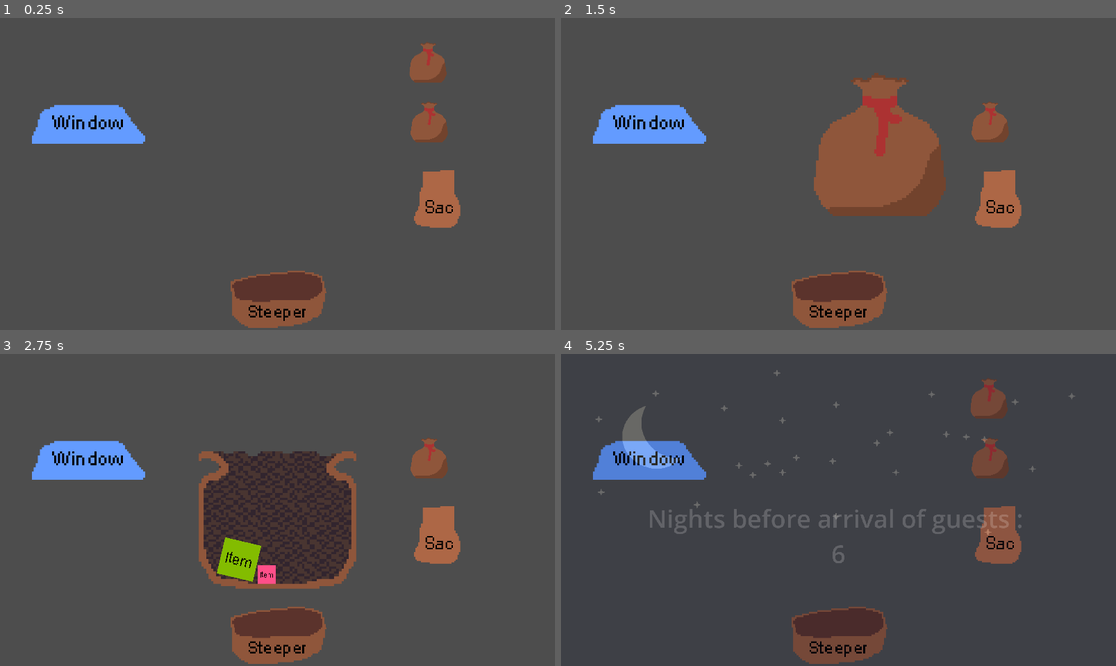
Above: before the commit, frames 1-4 (two rows, left to right).
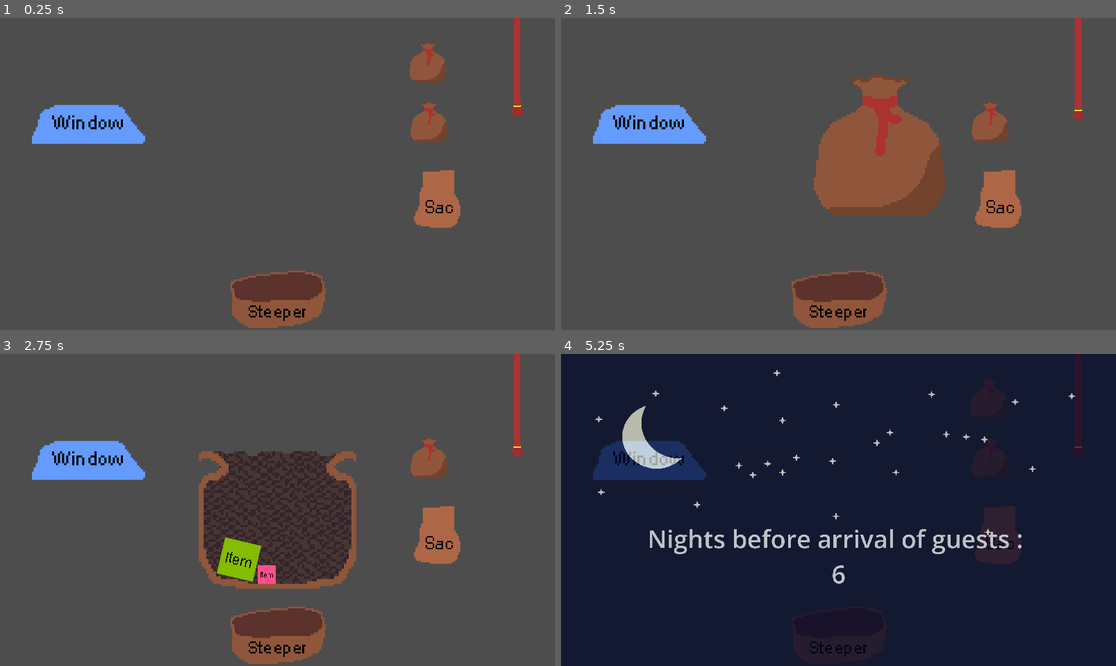
Above: after the commit, the same moments.

Repository: ThomasMcDonald904/TeaGame
Game: Godot game, scene res://scenes/brewdio.tscn
Same seed, same stepped clock (60 frames per second), same inputs: the game is played once before the commit and once after it. This scene is started directly instead of the project's main scene.
Inputs (mouse positions are in pixels of both pictures, inside the frame that each line leads up to):
- Up to frame 1 (0.25 s): no input
- Up to frame 2 (1.5 s): move the mouse to (988, 61) at 0.52 s; press the mouse at (988, 61) at 0.53 s; move the mouse to (988, 120) at 1.27 s; release the mouse at (988, 120) at 1.28 s; click (988, 120) at 1.35 s
- Up to frame 3 (2.75 s): move the mouse to (438, 541) at 2.02 s; press the mouse at (438, 541) at 2.03 s
- Up to frame 4 (5.25 s): tap Enter at 2.75 s; move the mouse to (827, 575) at 2.77 s; release the mouse at (827, 575) at 2.78 s; click (827, 575) at 2.85 s; move the mouse to (838, 644) at 3.52 s; press the mouse at (838, 644) at 3.53 s; move the mouse to (838, 510) at 4.27 s; release the mouse at (838, 510) at 4.28 s; click (838, 510) at 4.35 s; move the mouse to (649, 456) at 5.02 s; press the mouse at (649, 456) at 5.03 s

The runs differ from the first frame. In frame 1, 0.4% of the frame differs, in the area x 92-95%, y 0-32%; in frame 2, 0.4%; in frame 3, 0.4%; in frame 4, 100%, in the area x 0-100%, y 0-100%.

Commit message:
Added service tassle

Diff:
--- a/scenes/brewdio.tscn
+++ b/scenes/brewdio.tscn
@@ -11,6 +11,7 @@
 [ext_resource type="PackedScene" uid="uid://bi8y3yd2yvrpd" path="res://scenes/steeper_collider.tscn" id="8_ni6wm"]
 [ext_resource type="PackedScene" uid="uid://b8a4rc0qrcpob" path="res://scenes/window.tscn" id="9_glo33"]
 [ext_resource type="Texture2D" uid="uid://5emjdd1yhkiw" path="res://resources/textures/night.png" id="10_5wulb"]
+[ext_resource type="PackedScene" uid="uid://dte2nn23yewb1" path="res://scenes/service_tassle.tscn" id="12_8ffxp"]
 
 [sub_resource type="Animation" id="Animation_p8sbg"]
 resource_name = "fade_to_night"
@@ -45,9 +46,49 @@
 }]
 }
 
+[sub_resource type="Animation" id="Animation_mkp1u"]
+resource_name = "fade_to_night_new_week"
+length = 4.5
+tracks/0/type = "value"
+tracks/0/imported = false
+tracks/0/enabled = true
+tracks/0/path = NodePath(".:modulate")
+tracks/0/interp = 1
+tracks/0/loop_wrap = true
+tracks/0/keys = {
+"times": PackedFloat32Array(0, 1, 3.1, 4.5),
+"transitions": PackedFloat32Array(1, 1, 1, 1),
+"update": 0,
+"values": [Color(1, 1, 1, 0), Color(1, 1, 1, 1), Color(1, 1, 1, 1), Color(1, 1, 1, 0)]
+}
+tracks/1/type = "method"
+tracks/1/imported = false
+tracks/1/enabled = true
+tracks/1/path = NodePath("..")
+tracks/1/interp = 1
+tracks/1/loop_wrap = true
+tracks/1/keys = {
+"times": PackedFloat32Array(0, 0.1, 1.3, 2),
+"transitions": PackedFloat32Array(1, 1, 1, 1),
+"values": [{
+"args": [],
+"method": &"increment_current_day"
+}, {
+"args": [],
+"method": &"set_nbr_days_text"
+}, {
+"args": [],
+"method": &"increment_current_day"
+}, {
+"args": [],
+"method": &"set_nbr_days_text"
+}]
+}
+
 [sub_resource type="AnimationLibrary" id="AnimationLibrary_kxiww"]
 _data = {
-"fade_to_night": SubResource("Animation_p8sbg")
+"fade_to_night": SubResource("Animation_p8sbg"),
+"fade_to_night_new_week": SubResource("Animation_mkp1u")
 }
 
 [node name="Brewdio" type="Node2D"]
@@ -104,6 +145,7 @@
 libraries = {
 "": SubResource("AnimationLibrary_kxiww")
 }
+speed_scale = 4.0
 
 [node name="VBoxContainer" type="VBoxContainer" parent="Control"]
 layout_mode = 1
@@ -112,10 +154,10 @@
 anchor_top = 1.0
 anchor_right = 0.5
 anchor_bottom = 1.0
-offset_left = -662.0
-offset_top = -118.0
-offset_right = 662.0
-offset_bottom = -330.0
+offset_left = -795.5
+offset_top = -362.0
+offset_right = 795.5
+offset_bottom = -260.0
 grow_horizontal = 2
 grow_vertical = 0
 
@@ -133,11 +175,23 @@
 text = "[center]7"
 fit_content = true
 
-[node name="RichTextLabel" type="RichTextLabel" parent="Control/VBoxContainer"]
+[node name="GuestsArrivingTomorrow" type="RichTextLabel" parent="Control/VBoxContainer"]
 visible = false
-modulate = Color(0, 0, 0.752941, 1)
+modulate = Color(0, 0.380392, 1, 1)
 layout_mode = 2
 theme_override_font_sizes/normal_font_size = 81
 bbcode_enabled = true
 text = "[center][wave freq=12 amp=35]Guests arrive tomorrow"
 fit_content = true
+
+[node name="NewLetter" type="RichTextLabel" parent="Control/VBoxContainer"]
+visible = false
+modulate = Color(0, 0.380392, 1, 1)
+layout_mode = 2
+theme_override_font_sizes/normal_font_size = 86
+bbcode_enabled = true
+text = " [center][wave freq=12 amp=35]New guest letter arriving tomorrow"
+fit_content = true
+
+[node name="ServiceTassle" parent="." instance=ExtResource("12_8ffxp")]
+position = Vector2(1789, -2)
--- a/scenes/game_state.tscn
+++ b/scenes/game_state.tscn
@@ -17,6 +17,42 @@
 "args": [&"enter_brewdio"],
 "method": &"emit_signal"
 }]
+}
+tracks/1/type = "value"
+tracks/1/imported = false
+tracks/1/enabled = true
+tracks/1/path = NodePath("../GameState:letter_read")
+tracks/1/interp = 1
+tracks/1/loop_wrap = true
+tracks/1/keys = {
+"times": PackedFloat32Array(0),
+"transitions": PackedFloat32Array(1),
+"update": 1,
+"values": [false]
+}
+tracks/2/type = "value"
+tracks/2/imported = false
+tracks/2/enabled = true
+tracks/2/path = NodePath("../GameState:brewdio_door_clicked")
+tracks/2/interp = 1
+tracks/2/loop_wrap = true
+tracks/2/keys = {
+"times": PackedFloat32Array(0),
+"transitions": PackedFloat32Array(1),
+"update": 1,
+"values": [false]
+}
+tracks/3/type = "value"
+tracks/3/imported = false
+tracks/3/enabled = true
+tracks/3/path = NodePath(".:tea_session_done")
+tracks/3/interp = 1
+tracks/3/loop_wrap = true
+tracks/3/keys = {
+"times": PackedFloat32Array(0),
+"transitions": PackedFloat32Array(1),
+"update": 1,
+"values": [false]
 }
 
 [sub_resource type="Animation" id="Animation_gvsad"]
@@ -53,11 +89,41 @@
 }]
 }
 
+[sub_resource type="Animation" id="Animation_4o3ba"]
+resource_name = "enter_tea_room"
+tracks/0/type = "method"
+tracks/0/imported = false
+tracks/0/enabled = true
+tracks/0/path = NodePath(".")
+tracks/0/interp = 1
+tracks/0/loop_wrap = true
+tracks/0/keys = {
+"times": PackedFloat32Array(0),
+"transitions": PackedFloat32Array(1),
+"values": [{
+"args": [&"enter_tea_room"],
+"method": &"emit_signal"
+}]
+}
+tracks/1/type = "value"
+tracks/1/imported = false
+tracks/1/enabled = true
+tracks/1/path = NodePath(".:tassle_tugged")
+tracks/1/interp = 1
+tracks/1/loop_wrap = true
+tracks/1/keys = {
+"times": PackedFloat32Array(0),
+"transitions": PackedFloat32Array(1),
+"update": 1,
+"values": [false]
+}
+
 [sub_resource type="AnimationLibrary" id="AnimationLibrary_ms4ju"]
 _data = {
 "enter_brewdio": SubResource("Animation_67vul"),
 "enter_main_menu": SubResource("Animation_gvsad"),
-"enter_office": SubResource("Animation_tunf7")
+"enter_office": SubResource("Animation_tunf7"),
+"enter_tea_room": SubResource("Animation_4o3ba")
 }
 
 [sub_resource type="AnimationNodeAnimation" id="AnimationNodeAnimation_ojt14"]
@@ -69,6 +135,9 @@
 [sub_resource type="AnimationNodeAnimation" id="AnimationNodeAnimation_uaigd"]
 animation = &"enter_office"
 
+[sub_resource type="AnimationNodeAnimation" id="AnimationNodeAnimation_k7hf0"]
+animation = &"enter_tea_room"
+
 [sub_resource type="AnimationNodeStateMachineTransition" id="AnimationNodeStateMachineTransition_ncvqx"]
 advance_mode = 2
 
@@ -76,16 +145,30 @@
 advance_mode = 2
 advance_expression = "start"
 
+[sub_resource type="AnimationNodeStateMachineTransition" id="AnimationNodeStateMachineTransition_eoeao"]
+advance_mode = 2
+advance_expression = "letter_read and brewdio_door_clicked and first_time_experience or not first_time_experience and brewdio_door_clicked"
+
+[sub_resource type="AnimationNodeStateMachineTransition" id="AnimationNodeStateMachineTransition_kk3qk"]
+advance_mode = 2
+advance_expression = "tassle_tugged"
+
+[sub_resource type="AnimationNodeStateMachineTransition" id="AnimationNodeStateMachineTransition_wuk07"]
+advance_mode = 2
+advance_expression = "tea_session_done"
+
 [sub_resource type="AnimationNodeStateMachine" id="AnimationNodeStateMachine_bsbxa"]
 states/Start/position = Vector2(163, 68)
 states/enter_brewdio/node = SubResource("AnimationNodeAnimation_ojt14")
-states/enter_brewdio/position = Vector2(552, 29)
+states/enter_brewdio/position = Vector2(552, 9)
 states/enter_main_menu/node = SubResource("AnimationNodeAnimation_raf3b")
 states/enter_main_menu/position = Vector2(331, 68)
 states/enter_office/node = SubResource("AnimationNodeAnimation_uaigd")
 states/enter_office/position = Vector2(552, 100)
-transitions = ["Start", "enter_main_menu", SubResource("AnimationNodeStateMachineTransition_ncvqx"), "enter_main_menu", "enter_office", SubResource("AnimationNodeStateMachineTransition_qf4t3")]
-graph_offset = Vector2(56, -43)
+states/enter_tea_room/node = SubResource("AnimationNodeAnimation_k7hf0")
+states/enter_tea_room/position = Vector2(773, 9)
+transitions = ["Start", "enter_main_menu", SubResource("AnimationNodeStateMachineTransition_ncvqx"), "enter_main_menu", "enter_office", SubResource("AnimationNodeStateMachineTransition_qf4t3"), "enter_office", "enter_brewdio", SubResource("AnimationNodeStateMachineTransition_eoeao"), "enter_brewdio", "enter_tea_room", SubResource("AnimationNodeStateMachineTransition_kk3qk"), "enter_tea_room", "enter_brewdio", SubResource("AnimationNodeStateMachineTransition_wuk07")]
+graph_offset = Vector2(46, -85)
 
 [node name="GameState" type="AnimationTree"]
 root_node = NodePath(".")
--- a/scenes/main.tscn
+++ b/scenes/main.tscn
@@ -1,12 +1,13 @@
-[gd_scene load_steps=5 format=3 uid="uid://kvxavm21npxv"]
+[gd_scene load_steps=6 format=3 uid="uid://kvxavm21npxv"]
 
 [ext_resource type="Script" path="res://scripts/main.gd" id="1_bmv4p"]
 [ext_resource type="PackedScene" uid="uid://b1mwhq3dnfckn" path="res://scenes/main_menu.tscn" id="2_bejds"]
 [ext_resource type="PackedScene" uid="uid://dfj5qs1trsk3u" path="res://scenes/brewdio.tscn" id="2_sdh1y"]
 [ext_resource type="PackedScene" uid="uid://j1vnb2epll2j" path="res://scenes/office.tscn" id="4_xodbs"]
+[ext_resource type="PackedScene" uid="uid://b3g2wo7nnjm7n" path="res://scenes/tea_room.tscn" id="5_afueu"]
 
 [node name="Main" type="Node"]
 script = ExtResource("1_bmv4p")
 
 [node name="ResourcePreloader" type="ResourcePreloader" parent="."]
-resources = [PackedStringArray("brewdio", "main_menu", "office"), [ExtResource("2_sdh1y"), ExtResource("2_bejds"), ExtResource("4_xodbs")]]
+resources = [PackedStringArray("brewdio", "main_menu", "office", "tea_room"), [ExtResource("2_sdh1y"), ExtResource("2_bejds"), ExtResource("4_xodbs"), ExtResource("5_afueu")]]
--- a/scenes/office.tscn
+++ b/scenes/office.tscn
@@ -17,18 +17,6 @@
 "times": PackedFloat32Array(0),
 "transitions": PackedFloat32Array(1),
 "update": 0,
-"values": [false]
-}
-tracks/1/type = "value"
-tracks/1/imported = false
-tracks/1/enabled = true
-tracks/1/path = NodePath("Door:letter_read")
-tracks/1/interp = 1
-tracks/1/loop_wrap = true
-tracks/1/keys = {
-"times": PackedFloat32Array(0),
-"transitions": PackedFloat32Array(1),
-"update": 1,
 "values": [false]
 }
 
@@ -59,18 +47,6 @@
 "update": 0,
 "values": [Color(1, 1, 1, 0), Color(1, 1, 1, 1)]
 }
-tracks/2/type = "value"
-tracks/2/imported = false
-tracks/2/enabled = true
-tracks/2/path = NodePath("Door:letter_read")
-tracks/2/interp = 1
-tracks/2/loop_wrap = true
-tracks/2/keys = {
-"times": PackedFloat32Array(1.5),
-"transitions": PackedFloat32Array(1),
-"update": 1,
-"values": [true]
-}
 
 [sub_resource type="AnimationLibrary" id="AnimationLibrary_vhcio"]
 _data = {
@@ -99,6 +75,7 @@
 
 [node name="Control" type="Control" parent="."]
 visible = false
+modulate = Color(1, 1, 1, 0)
 layout_mode = 3
 anchors_preset = 0
 offset_right = 1920.0
--- /dev/null
+++ b/scenes/service_tassle.tscn
@@ -0,0 +1,91 @@
+[gd_scene load_steps=6 format=3 uid="uid://dte2nn23yewb1"]
+
+[ext_resource type="Script" path="res://scripts/service_tassle.gd" id="1_7f1e3"]
+[ext_resource type="Texture2D" uid="uid://dbfdf8akx6p80" path="res://resources/textures/Tassle/tassle_rope_piece.png" id="1_ia7cr"]
+[ext_resource type="Texture2D" uid="uid://l20ss1dsuu7v" path="res://resources/textures/Tassle/tassle_rope_end.png" id="2_7mb7e"]
+
+[sub_resource type="Animation" id="Animation_pd223"]
+resource_name = "tassle_pulled"
+length = 0.6
+tracks/0/type = "method"
+tracks/0/imported = false
+tracks/0/enabled = true
+tracks/0/path = NodePath("EndSegment")
+tracks/0/interp = 1
+tracks/0/loop_wrap = true
+tracks/0/keys = {
+"times": PackedFloat32Array(0, 0.4),
+"transitions": PackedFloat32Array(1, 1),
+"values": [{
+"args": [Vector2(-2000, 0), Vector2(0, 0)],
+"method": &"apply_impulse"
+}, {
+"args": [Vector2(2000, 0), Vector2(0, 0)],
+"method": &"apply_impulse"
+}]
+}
+tracks/1/type = "method"
+tracks/1/imported = false
+tracks/1/enabled = true
+tracks/1/path = NodePath(".")
+tracks/1/interp = 1
+tracks/1/loop_wrap = true
+tracks/1/keys = {
+"times": PackedFloat32Array(0.6),
+"transitions": PackedFloat32Array(1),
+"values": [{
+"args": [],
+"method": &"tassle_pulled"
+}]
+}
+tracks/2/type = "method"
+tracks/2/imported = false
+tracks/2/enabled = true
+tracks/2/path = NodePath("EndSegment")
+tracks/2/interp = 1
+tracks/2/loop_wrap = true
+tracks/2/keys = {
+"times": PackedFloat32Array(0),
+"transitions": PackedFloat32Array(1),
+"values": [{
+"args": [1000.0],
+"method": &"apply_torque_impulse"
+}]
+}
+
+[sub_resource type="AnimationLibrary" id="AnimationLibrary_xy4yb"]
+_data = {
+"tassle_pulled": SubResource("Animation_pd223")
+}
+
+[node name="ServiceTassle" type="Node2D" node_paths=PackedStringArray("end_segment")]
+script = ExtResource("1_7f1e3")
+end_segment = NodePath("EndSegment")
+
+[node name="FirstSegment" type="StaticBody2D" parent="."]
+metadata/_edit_group_ = true
+
+[node name="Sprite2D" type="Sprite2D" parent="FirstSegment"]
+texture = ExtResource("1_ia7cr")
+
+[node name="EndSegment" type="RigidBody2D" parent="."]
+position = Vector2(0, 9.53674e-07)
+mass = 0.5
+
+[node name="Sprite2D" type="Sprite2D" parent="EndSegment"]
+position = Vector2(0, 17)
+scale = Vector2(1.45, 1.45)
+texture = ExtResource("2_7mb7e")
+
+[node name="Area2D" type="Area2D" parent="EndSegment"]
+scale = Vector2(1.45, 1.45)
+
+[node name="CollisionPolygon2D" type="CollisionPolygon2D" parent="EndSegment/Area2D"]
+polygon = PackedVector2Array(-8, 0, 8, 0, 9, 10, 14, 21, 12, 27, -9, 28, -12, 25, -13, 19, -9, 10)
+
+[node name="AnimationPlayer" type="AnimationPlayer" parent="."]
+libraries = {
+"": SubResource("AnimationLibrary_xy4yb")
+}
+
+[connection signal="input_event" from="EndSegment/Area2D" to="." method="_on_area_2d_input_event"]
--- /dev/null
+++ b/scenes/tea_room.tscn
@@ -0,0 +1,63 @@
+[gd_scene load_steps=3 format=3 uid="uid://b3g2wo7nnjm7n"]
+
+[ext_resource type="Script" path="res://scripts/tea_room.gd" id="1_xet2x"]
+[ext_resource type="Texture2D" uid="uid://cg2wek6dqbapw" path="res://resources/textures/tea_room_closed.png" id="2_nm2lb"]
+
+[node name="TeaRoom" type="Node2D"]
+script = ExtResource("1_xet2x")
+
+[node name="Control" type="Control" parent="."]
+layout_mode = 3
+anchors_preset = 0
+offset_right = 1920.0
+offset_bottom = 1080.0
+mouse_filter = 2
+
+[node name="TextureRect" type="TextureRect" parent="Control"]
+layout_mode = 0
+offset_right = 1920.0
+offset_bottom = 1080.0
+texture = ExtResource("2_nm2lb")
+
+[node name="VBoxContainer" type="VBoxContainer" parent="Control"]
+layout_mode = 1
+anchors_preset = 8
+anchor_left = 0.5
+anchor_top = 0.5
+anchor_right = 0.5
+anchor_bottom = 0.5
+offset_left = -787.5
+offset_top = -73.0
+offset_right = 787.5
+offset_bottom = 73.0
+grow_horizontal = 2
+grow_vertical = 2
+
+[node name="Label" type="Label" parent="Control/VBoxContainer"]
+modulate = Color(0, 0, 0, 1)
+layout_mode = 2
+theme_override_font_sizes/font_size = 126
+text = "The guests aren't here yet"
+horizontal_alignment = 1
+
+[node name="HBoxContainer" type="HBoxContainer" parent="Control/VBoxContainer"]
+layout_mode = 2
+
+[node name="GAAI" type="Label" parent="Control/VBoxContainer/HBoxContainer"]
+modulate = Color(0, 0, 0, 1)
+layout_mode = 2
+size_flags_horizontal = 0
+theme_override_font_sizes/font_size = 126
+text = "Guests are arriving in : "
+
+[node name="nbr_days" type="Label" parent="Control/VBoxContainer/HBoxContainer"]
+modulate = Color(0, 0, 0, 1)
+layout_mode = 2
+theme_override_font_sizes/font_size = 126
+text = "null"
+
+[node name="days" type="Label" parent="Control/VBoxContainer/HBoxContainer"]
+modulate = Color(0, 0, 0, 1)
+layout_mode = 2
+theme_override_font_sizes/font_size = 126
+text = " days"
--- a/scripts/brewdio.gd
+++ b/scripts/brewdio.gd
@@ -4,10 +4,14 @@
 	$Window.window_clicked.connect(next_day)
 
 func next_day(nbr_days):
-	$Control/VBoxContainer/RichTextLabel.visible = true if nbr_days == 1 else false
-	$Control/VBoxContainer/Title.visible = false if nbr_days == 1 else true
-	$Control/VBoxContainer/nbr_nights.visible = false if nbr_days == 1 else true
-	$Control/AnimationPlayer.play("fade_to_night")
+	$Control/VBoxContainer/GuestsArrivingTomorrow.visible = true if nbr_days == 1 else false
+	$Control/VBoxContainer/Title.visible = false if nbr_days == 1 or nbr_days == 0 else true
+	$Control/VBoxContainer/nbr_nights.visible = false if nbr_days == 1 or nbr_days == 0 else true
+	$Control/VBoxContainer/NewLetter.visible = true if nbr_days == 0 else false
+	if nbr_days == -1:
+		$Control/AnimationPlayer.play("fade_to_night_new_week")
+	else:
+		$Control/AnimationPlayer.play("fade_to_night")
 	$Control/VBoxContainer/nbr_nights.text = "[center]" + str(nbr_days)
 
 func increment_current_day():
--- a/scripts/door.gd
+++ b/scripts/door.gd
@@ -1,7 +1,5 @@
 extends Sprite2D
 
-@export var letter_read: bool = false
-
 func _on_area_2d_input_event(viewport, event: InputEvent, shape_idx):
-	if event.is_action_pressed("click") and letter_read:
-		GameState.emit_signal("enter_brewdio")
+	if event.is_action_pressed("click"):
+		GameState.brewdio_door_clicked = true
--- a/scripts/game_state.gd
+++ b/scripts/game_state.gd
@@ -3,8 +3,14 @@
 signal enter_main_menu()
 signal enter_brewdio()
 signal enter_office()
+signal enter_tea_room()
 
 @export var start : bool = false
+@export var first_time_experience: bool = true
+@export var letter_read: bool = false
+@export var brewdio_door_clicked: bool = false
+@export var tassle_tugged: bool = false
+@export var tea_session_done: bool = false
 
 # Called when the node enters the scene tree for the first time.
 func _ready():
--- a/scripts/main.gd
+++ b/scripts/main.gd
@@ -5,12 +5,14 @@
 var main_menu_scene
 var brewdio_scene
 var office_scene
+var tea_room_scene
 
 # Cal$AnimationPlayerled when the node enters the scene tree for the first time.
 func _ready():
 	GameState.enter_main_menu.connect(show_main_menu)
 	GameState.enter_brewdio.connect(show_brewdio)
 	GameState.enter_office.connect(show_office)
+	GameState.enter_tea_room.connect(show_tea_room)
 
 # Called every frame. 'delta' is the elapsed time since the previous frame.
 func _process(_delta):
@@ -28,6 +30,8 @@
 		main_menu_scene.queue_free()
 	if office_scene != null:
 		office_scene.queue_free()
+	if tea_room_scene != null:
+		tea_room_scene.queue_free()
 	add_child(brewdio_scene)
 
 func show_office():
@@ -37,4 +41,17 @@
 		main_menu_scene.queue_free()
 	if brewdio_scene != null:
 		brewdio_scene.queue_free()
+	if tea_room_scene != null:
+		tea_room_scene.queue_free()
 	add_child(office_scene)
+
+func show_tea_room():
+	var tea_room_packed_scene: PackedScene = resource_preloader.get_resource("tea_room")
+	tea_room_scene = tea_room_packed_scene.instantiate()
+	if main_menu_scene != null:
+		main_menu_scene.queue_free()
+	if brewdio_scene != null:
+		brewdio_scene.queue_free()
+	if office_scene != null:
+		office_scene.queue_free()
+	add_child(tea_room_scene)
--- a/scripts/office.gd
+++ b/scripts/office.gd
@@ -2,6 +2,7 @@
 
 func _ready():
 	$Letter.connect("read_letter", give_letter)
+	$AnimationPlayer.animation_finished.connect(func(_anim_name): GameState.letter_read = true)
 
 func give_letter():
 	var storyteller: Storyteller = Storyteller.new()
--- /dev/null
+++ b/scripts/service_tassle.gd
@@ -0,0 +1,43 @@
+extends Node2D
+
+@export var end_segment:RigidBody2D
+var segment_list: Array[RopeSegment] = []
+
+func _ready():
+	for i in range(35):
+		var segment = RopeSegment.new(self)
+		segment.rigidbody.position.y = i * 8
+		segment_list.append(segment)
+	for index in range(segment_list.size()-1):
+		var joint = PinJoint2D.new()
+		joint.softness = 0.1
+		joint.node_a = segment_list[index].rigidbody.get_path()
+		joint.node_b = segment_list[index + 1].rigidbody.get_path()
+		add_child(joint)
+	var joint = PinJoint2D.new()
+	joint.node_a = $FirstSegment.get_path()
+	joint.node_b = segment_list[0].rigidbody.get_path()
+	add_child(joint)
+	end_segment.position = segment_list[-1].rigidbody.position
+	joint = PinJoint2D.new()
+	joint.node_a = segment_list[-1].rigidbody.get_path()
+	joint.node_b = end_segment.get_path()
+	add_child(joint)
+
+class RopeSegment extends Node:
+	var sprite: Sprite2D
+	var rigidbody: RigidBody2D
+	func _init(parent: Node):
+		sprite = Sprite2D.new()
+		sprite.texture = load("res://resources/textures/Tassle/tassle_rope_piece.png")
+		rigidbody = RigidBody2D.new()
+		rigidbody.mass = 0.5
+		parent.add_child(rigidbody)
+		rigidbody.add_child(sprite)
+
+func tassle_pulled():
+	GameState.tassle_tugged = true
+
+func _on_area_2d_input_event(_viewport, event: InputEvent, _shape_idx):
+	if event.is_action_pressed("click"):
+		$AnimationPlayer.play("tassle_pulled")
--- /dev/null
+++ b/scripts/tea_room.gd
@@ -0,0 +1,7 @@
+extends Node2D
+
+func _ready():
+	if Globals.preparation_days - (Globals.current_day % (Globals.preparation_days + 1)) != 0:
+		$Control/VBoxContainer/HBoxContainer/nbr_days.text = str(Globals.preparation_days - (Globals.current_day % (Globals.preparation_days + 1)))
+		$Control.visible = true
+		await get_tree().create_timer(3).timeout.connect(func(): GameState.tea_session_done = true)
Binary file added: resources/textures/Tassle/tassle_rope_end.png
Not shown, added: resources/textures/Tassle/tassle_rope_end.png.import
Binary file added: resources/textures/Tassle/tassle_rope_piece.png
Not shown, added: resources/textures/Tassle/tassle_rope_piece.png.import
Binary file added: resources/textures/tea_room_closed.png
Not shown, added: resources/textures/tea_room_closed.png.import
Not shown: 1 places in scenes/brewdio.tscn that only renumber resources
Not shown: 1 places in scenes/game_state.tscn that only renumber resources
